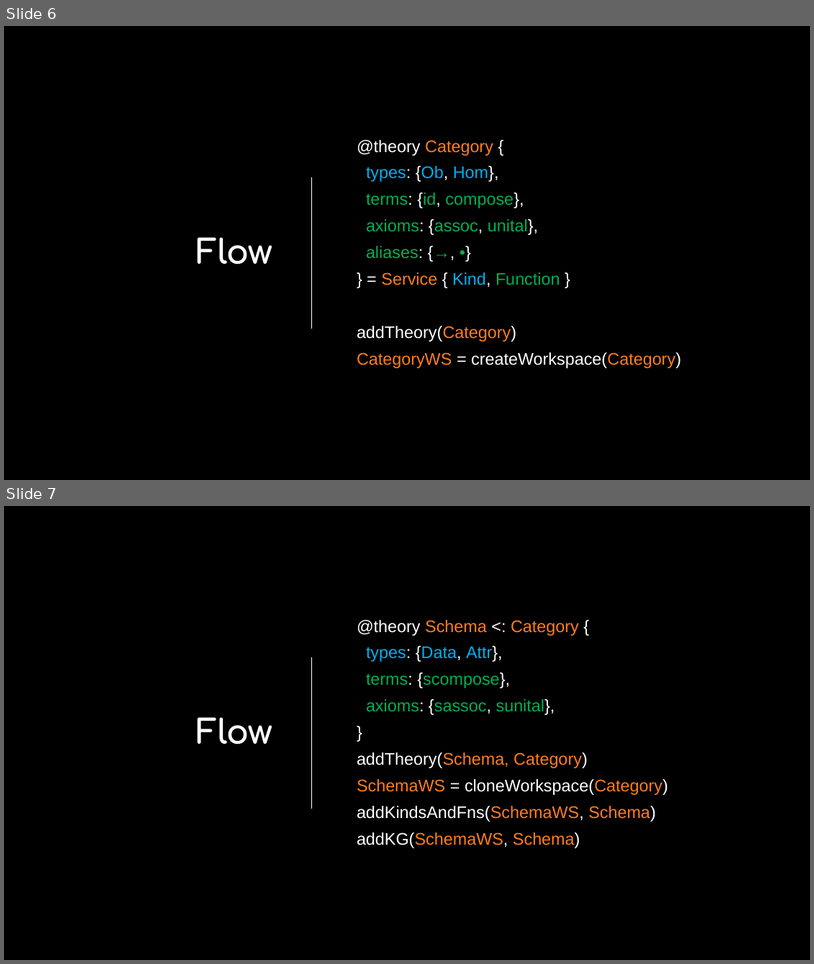
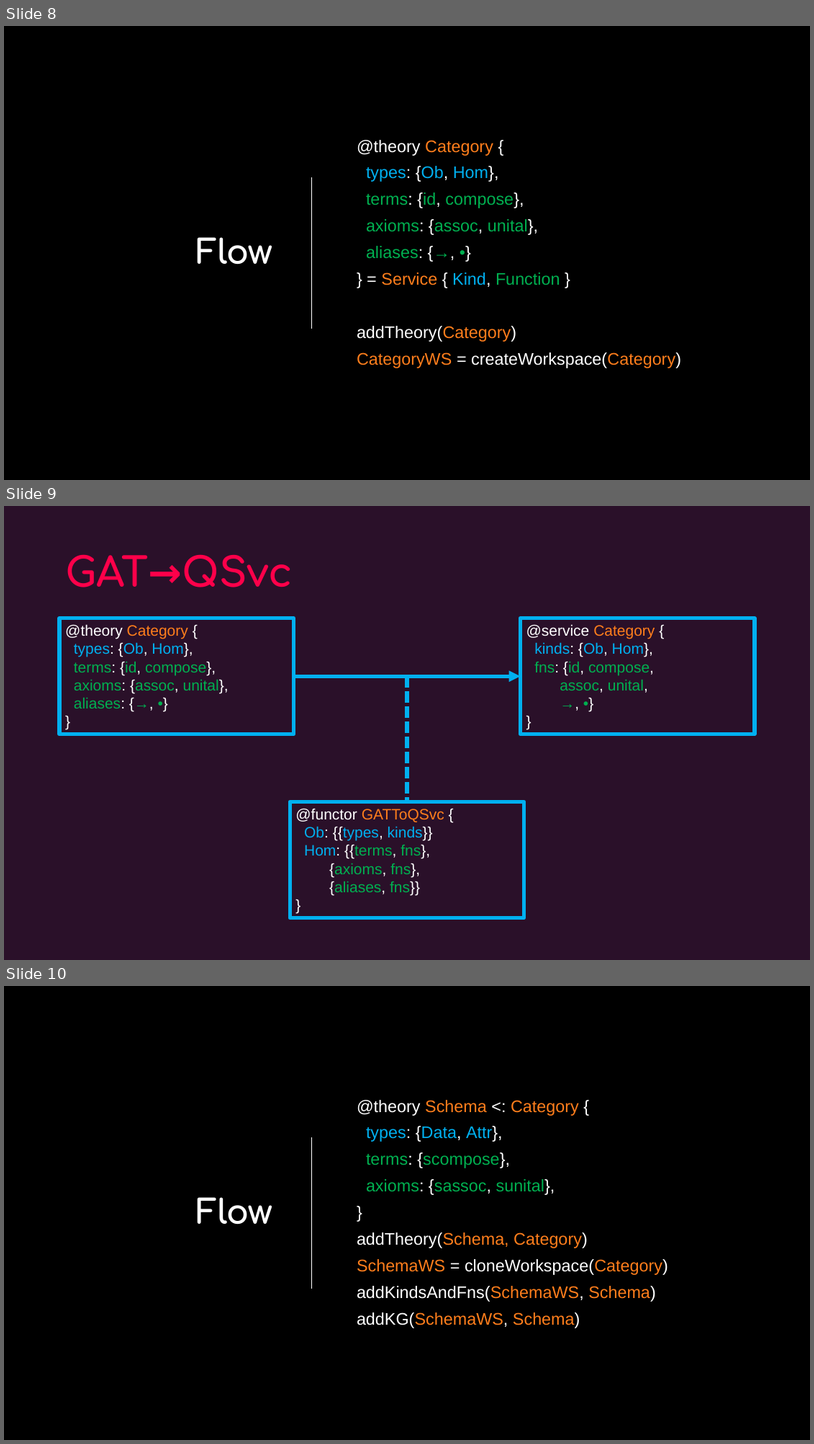
Before and after one commit to maana-io/cat-ml, a slide deck: presentations/gats-intro.pptx. Shown one above the other, each under a label of ours: slides 6 and 7 before the commit, slides 8, 9 and 10 after it. The pictures are 814x964 and 814x1444 pixels, drawn with LibreOffice and Linux fonts; fonts in the diff are those of the drawing; background and template pictures are left out. Boxes give left, top, right and bottom in pixels: in the first picture for what was removed or moved away, otherwise in the second. Text is boxed around its words. In the diff, an @@ line names an element or a change of style, - is before the commit and + after.

Commit message:
functors

```diff
--- a/presentations/gats-intro.pptx
+++ b/presentations/gats-intro.pptx
@@ slide 9 added at (x1=4, y1=506, x2=810, y2=960), background picture (left out) @@
@@ title added at (x1=65, y1=554, x2=293, y2=587), 48 pt, text #FF004A, bold @@
+GAT→QSvc
@@ rectangle added at (x1=59, y1=618, x2=294, y2=734), outline #00B0F0 4.5 pt, 18 pt, text #00B050 @@
+@theory Category {
+types: {Ob, Hom},
+terms: {id, compose},
+axioms: {assoc, unital},
+aliases: {→, •}
+}
@@ rectangle added at (x1=521, y1=618, x2=756, y2=734), outline #00B0F0 4.5 pt, 18 pt, text #00B050 @@
+@service Category {
+kinds: {Ob, Hom},
+fns: {id, compose,
+assoc, unital,
+→, •}
+}
@@ arrow added from (293, 676) to (521, 676), #00B0F0 4.5 pt @@
@@ line added from (407, 676) to (407, 801), #00B0F0 4.5 pt dashed @@
@@ rectangle added at (x1=290, y1=801, x2=525, y2=917), outline #00B0F0 4.5 pt, 18 pt, text #FFFFFF @@
+@functor GATToQSvc {
+Ob: {{types, kinds}}
+Hom: {{terms, fns},
+{axioms, fns},
+{aliases, fns}}
+}
@@ what was slide 6 is now slide 8 @@
@@ what was slide 7 is now slide 10 @@
```
Also in this commit, not shown: 4 other slides added.
